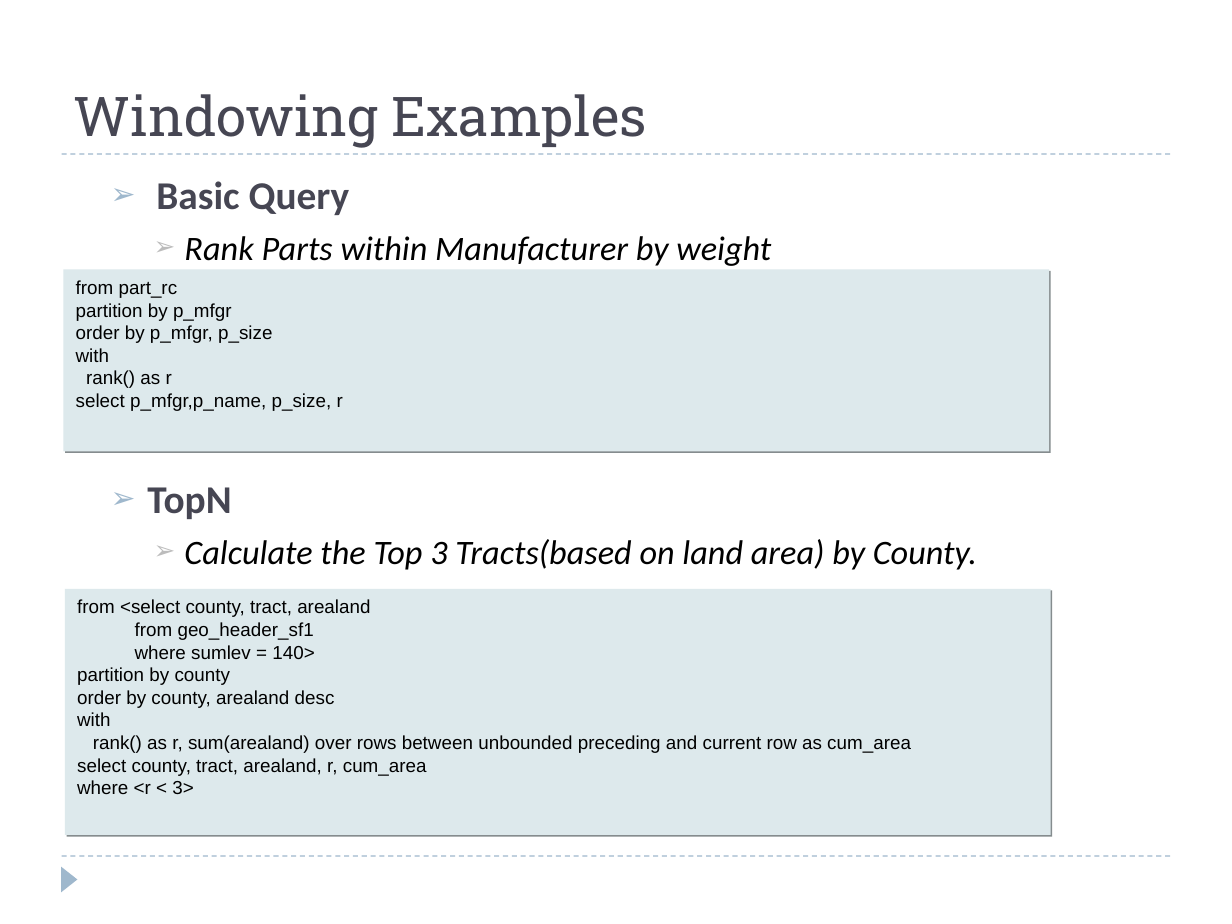
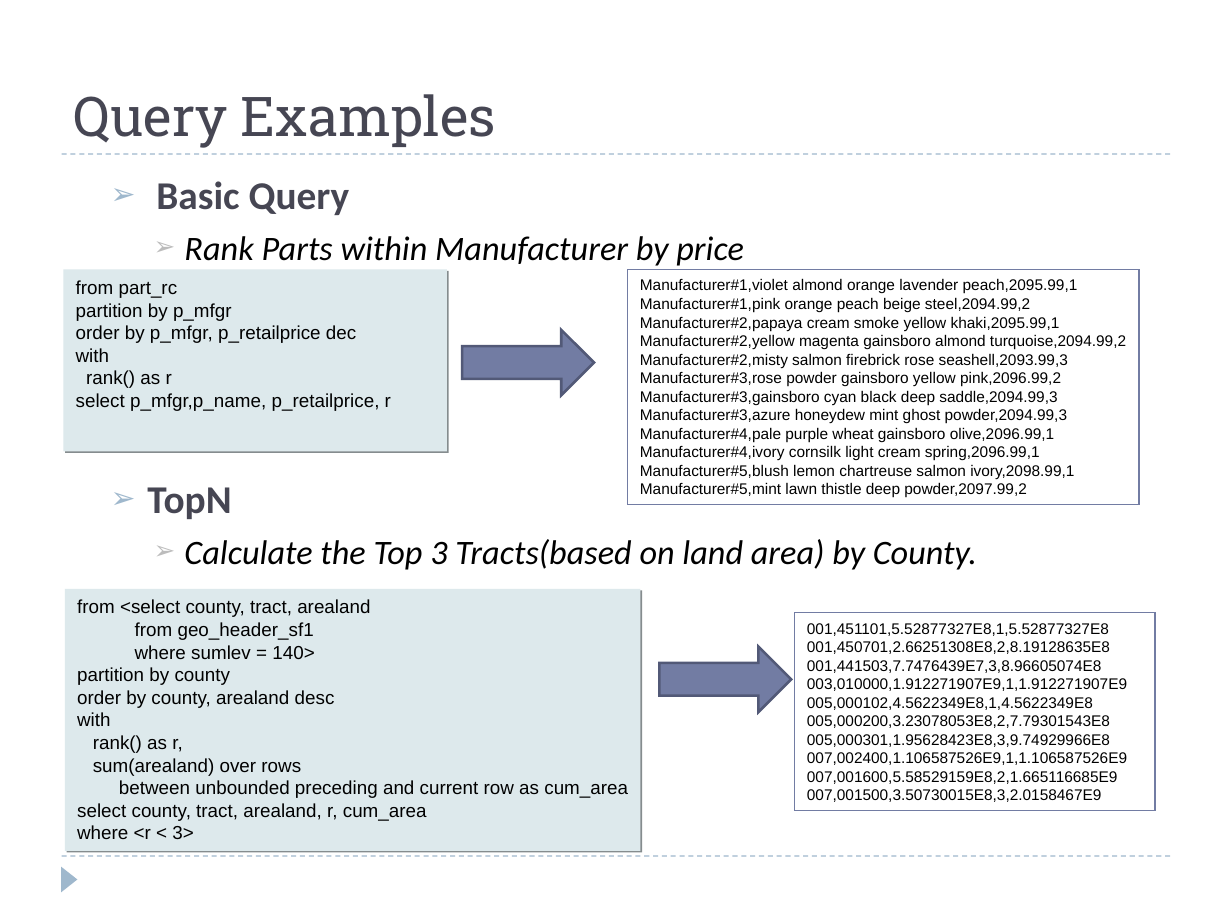
Before and after one commit to hbutani/SQLWindowing, a slide deck: slide 13 of docs/SQW.ppt (slide 12 before the commit). Drawn at 1232x924 pixels with LibreOffice and Linux fonts; fonts in the diff are those of the drawing. Boxes give left, top, right and bottom in pixels: in the first picture for what was removed or moved away, otherwise in the second. Text is boxed around its words. In the diff, an @@ line names an element or a change of style, - is before the commit and + after.

Commit message:
update presentation

```diff
--- a/docs/SQW.ppt
+++ b/docs/SQW.ppt
@@ title at [74,94,496,148]: text changed @@
-Windowing Examples
+Query Examples
@@ text at [184,236,744,266]: text changed @@
-    ➢ Rank Parts within Manufacturer by weight
+    ➢ Rank Parts within Manufacturer by price
@@ rectangle "from part_rc": place and size @@
-rectangle "from part_rc" at [64,270,1050,452]
+rectangle "from part_rc" at [64,270,447,452]
@@ rectangle added at [628,270,1140,505], outline #727CA3 0.74 pt, 9 pt, text #000000 @@
+Manufacturer#1,violet almond orange lavender peach,2095.99,1
+Manufacturer#1,pink orange peach beige steel,2094.99,2
+Manufacturer#2,papaya cream smoke yellow khaki,2095.99,1
+Manufacturer#2,yellow magenta gainsboro almond turquoise,2094.99,2
+Manufacturer#2,misty salmon firebrick rose seashell,2093.99,3
+Manufacturer#3,rose powder gainsboro yellow pink,2096.99,2
+Manufacturer#3,gainsboro cyan black deep saddle,2094.99,3
+Manufacturer#3,azure honeydew mint ghost powder,2094.99,3
+Manufacturer#4,pale purple wheat gainsboro olive,2096.99,1
+Manufacturer#4,ivory cornsilk light cream spring,2096.99,1
+Manufacturer#5,blush lemon chartreuse salmon ivory,2098.99,1
+Manufacturer#5,mint lawn thistle deep powder,2097.99,2
@@ text in rectangle at [76,325,356,343]: text changed @@
-order by p_mfgr, p_size
+order by p_mfgr, p_retailprice dec
@@ right arrow added at [462,330,594,395], fill #727CA3, outline #525977 1.5 pt @@
@@ text in rectangle at [76,393,391,411]: text changed @@
-select p_mfgr,p_name, p_size, r
+select p_mfgr,p_name, p_retailprice, r
@@ rectangle "from <select county, tract, arealand": place and size @@
-rectangle "from <select county, tract, arealand" at [65,589,1051,835]
+rectangle "from <select county, tract, arealand" at [65,589,641,851]
@@ rectangle added at [795,612,1156,811], outline #727CA3 0.74 pt, 9 pt, text #000000 @@
+001,451101,5.52877327E8,1,5.52877327E8
+001,450701,2.66251308E8,2,8.19128635E8
+001,441503,7.7476439E7,3,8.96605074E8
+003,010000,1.912271907E9,1,1.912271907E9
+005,000102,4.5622349E8,1,4.5622349E8
+005,000200,3.23078053E8,2,7.79301543E8
+005,000301,1.95628423E8,3,9.74929966E8
+007,002400,1.106587526E9,1,1.106587526E9
+007,001600,5.58529159E8,2,1.665116685E9
+007,001500,3.50730015E8,3,2.0158467E9
@@ right arrow added at [659,647,791,712], fill #727CA3, outline #525977 1.5 pt @@
@@ text in rectangle at [93,735,628,798]: text changed @@
-rank() as r, sum(arealand) over rows between unbounded preceding and current row as cum_area
+rank() as r,
+sum(arealand) over rows
+between unbounded preceding and current row as cum_area
```
Also in this commit, not shown: 14 other slides changed, 8 slides added, 6 slides removed.
